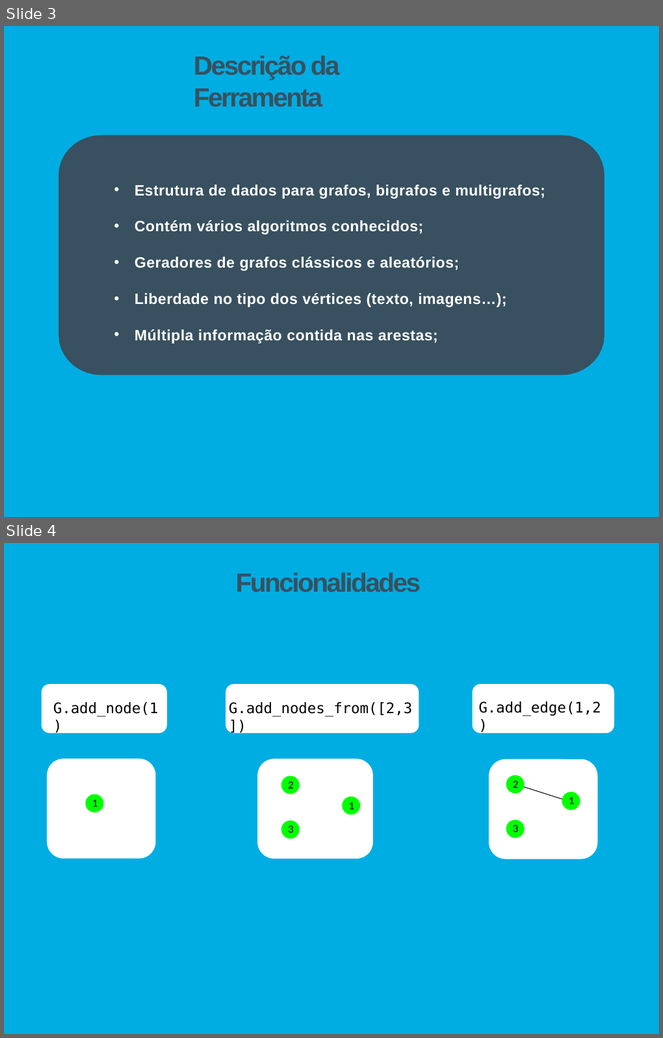
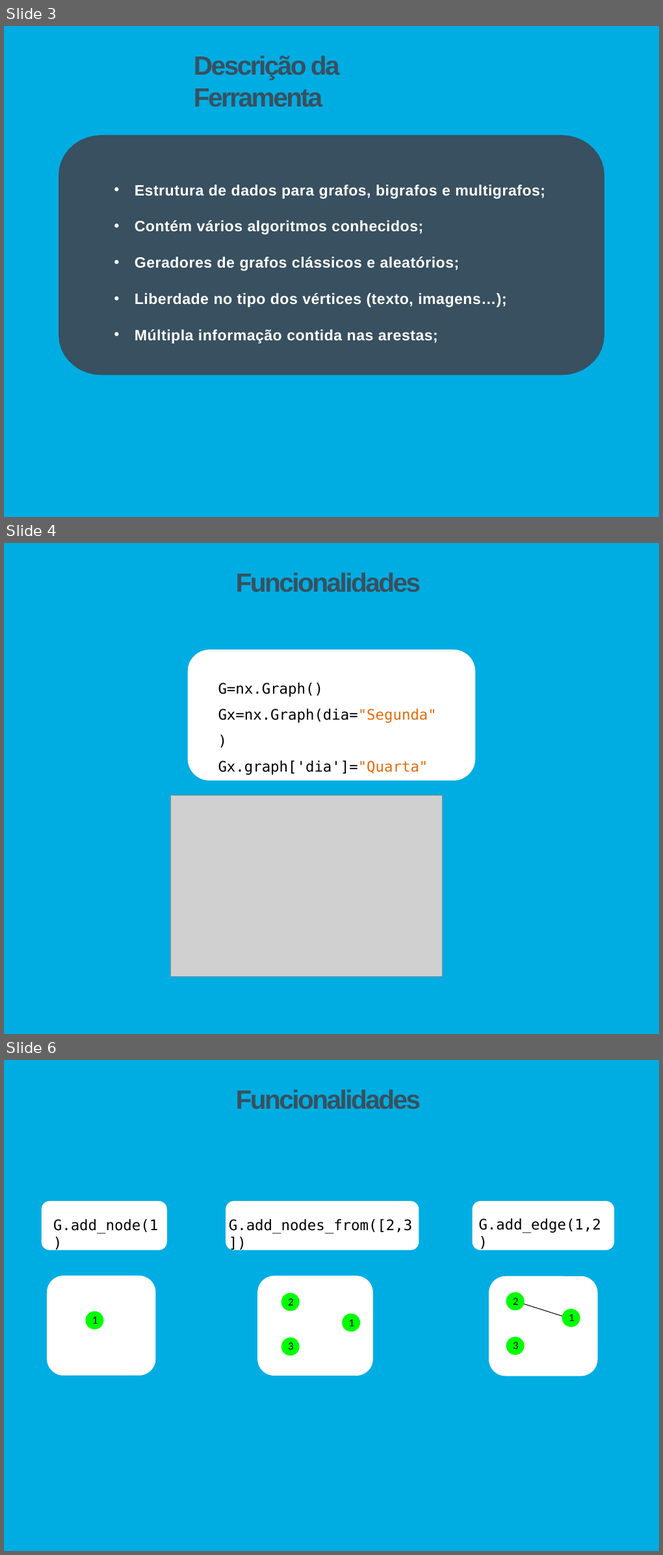
Before and after one commit to Tibblue/PLC, a slide deck: SPLN/tp2/apresSPLN.pptx. Shown one above the other, each under a label of ours: slides 3 and 4 before the commit, slides 3, 4 and 6 after it; the slides between them are not shown. The pictures are 663x1038 and 663x1555 pixels, drawn with LibreOffice and Linux fonts; fonts in the diff are those of the drawing; grey boxes stand for pictures. Boxes give left, top, right and bottom in pixels: in the first picture for what was removed or moved away, otherwise in the second. Text is boxed around its words. In the diff, an @@ line names an element or a change of style, - is before the commit and + after.

```diff
--- a/SPLN/tp2/apresSPLN.pptx
+++ b/SPLN/tp2/apresSPLN.pptx
@@ slide 4 added at bbox=[4, 543, 659, 1034], background #FFFFFF; not listed: 1 template element that a slide beside it also shows @@
@@ title added at bbox=[236, 572, 421, 592], 29 pt, text #38505F, bold @@
+Funcionalidades
@@ rounded rectangle added at bbox=[187, 650, 475, 781], fill #FFFFFF @@
@@ text added at bbox=[218, 683, 437, 775], 16 pt, text #000000 @@
+G=nx.Graph()
+Gx=nx.Graph(dia="Segunda")
+Gx.graph['dia']="Quarta"
@@ picture added at bbox=[171, 796, 442, 977] @@
@@ what was slide 4 is now slide 6 @@
```
Also in this commit, not shown: 1 slide changed, 1 other slide added.
